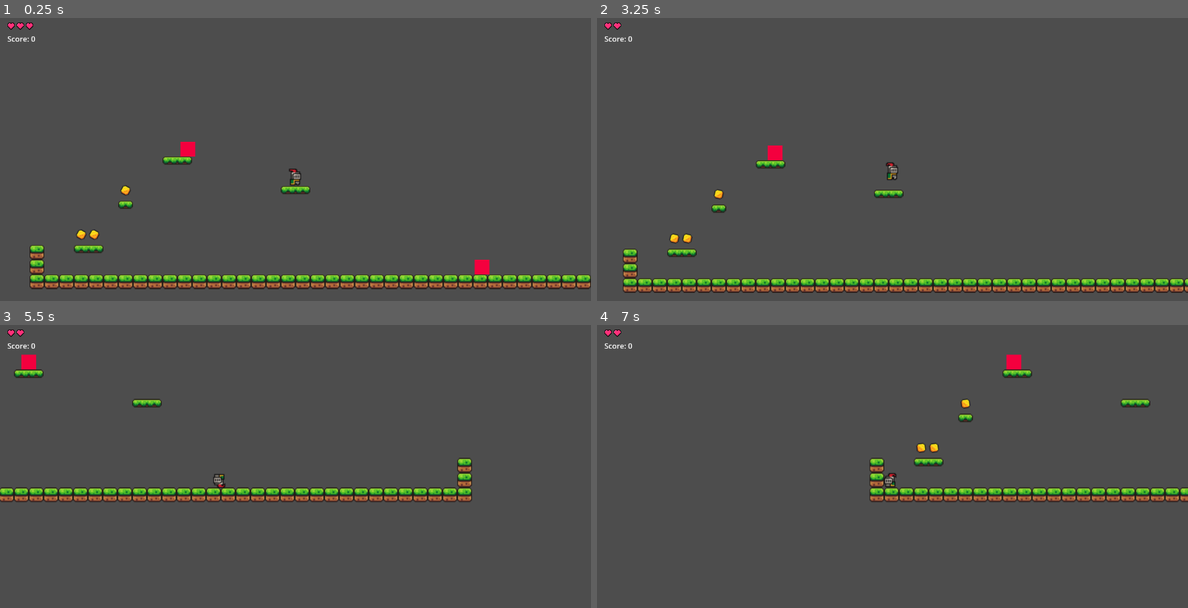
Above: before the commit, frames 1-4 (two rows, left to right).
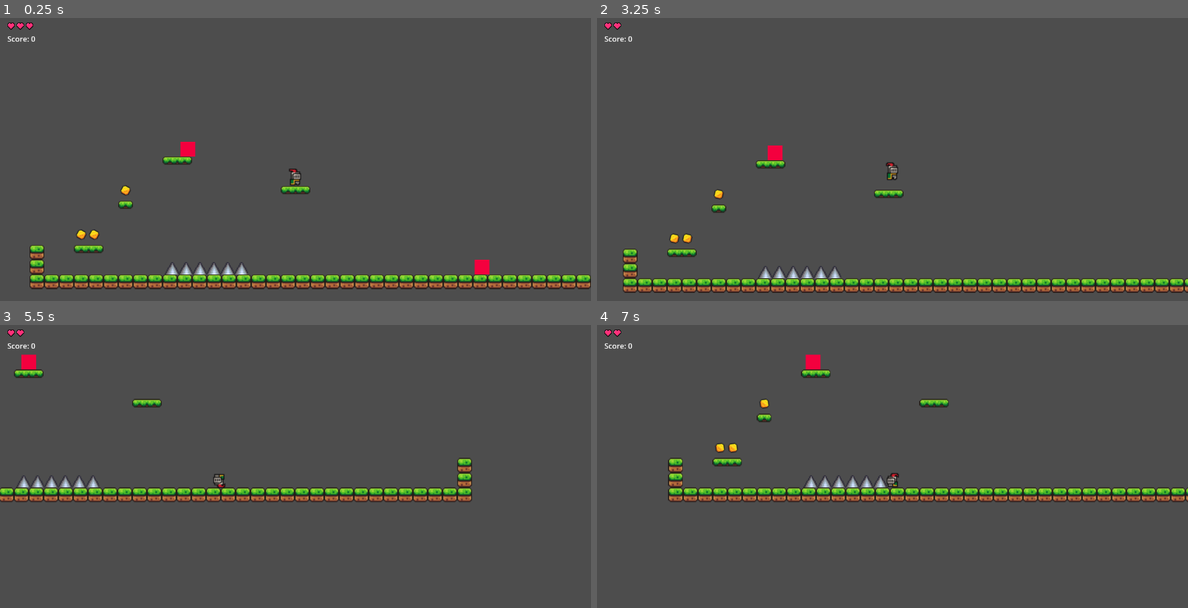
Above: after the commit, the same moments.

Repository: petit-crabe/platformer-2d
Game: Godot game, scene res://scenes/levels/level_1.tscn
Same seed, same stepped clock (60 frames per second), same inputs: the game is played once before the commit and once after it.
Inputs:
- Up to frame 1 (0.25 s): no input
- Up to frame 2 (3.25 s): hold D (move_right) 0.53-2.03 s; tap Shift (roll) every 0.75 s from 0.6 to 2.85 s; tap Space (jump) at 0.77, 1.52, 3.02 s; hold A (move_left) 2.03-2.78 s; hold D (move_right) from 2.78 s (still down)
- Up to frame 3 (5.5 s): tap Shift (roll) at 3.6, 4.35, 5.1 s; tap Space (jump) at 3.77, 4.52 s; release D (move_right) at 4.28 s; hold A (move_left) 4.28-5.03 s; hold D (move_right) from 5.03 s (still down)
- Up to frame 4 (7 s): release D (move_right) at 5.78 s; hold A (move_left) from 5.78 s (still down); tap Shift (roll) at 5.85, 6.6 s; tap Space (jump) at 6.02, 6.77 s

The runs differ from the first frame. In frame 1, 0.3% of the frame differs, in the area x 27-42%, y 86-91%; in frame 2, 0.3%; in frame 3, 0.3%; in frame 4, 5.7%, in the area x 12-100%, y 10-63%.

Commit message:
feat(level): add spikes with physical collision and damage area

Diff:
--- a/scenes/levels/level_1.tscn
+++ b/scenes/levels/level_1.tscn
@@ -7,6 +7,7 @@
 [ext_resource type="PackedScene" uid="uid://bjma2xwuvvpmm" path="res://scenes/collectibles/coin.tscn" id="5_6761a"]
 [ext_resource type="PackedScene" uid="uid://v6gnm6t16amn" path="res://scenes/hud.tscn" id="6_sk5k4"]
 [ext_resource type="PackedScene" uid="uid://dsbfr1x0156ek" path="res://scenes/death_zone.tscn" id="7_oc4kc"]
+[ext_resource type="PackedScene" uid="uid://dj5uulpb5dahn" path="res://scenes/spikes.tscn" id="8_s8va5"]
 
 [sub_resource type="TileSetAtlasSource" id="TileSetAtlasSource_6iamk"]
 texture = ExtResource("1_ksju7")
@@ -192,3 +193,21 @@
 
 [node name="DeathZone" parent="." unique_id=878299389 instance=ExtResource("7_oc4kc")]
 position = Vector2(640, 500)
+
+[node name="Spikes" parent="." unique_id=1236513149 instance=ExtResource("8_s8va5")]
+position = Vector2(503, 376)
+
+[node name="Spikes2" parent="." unique_id=279987488 instance=ExtResource("8_s8va5")]
+position = Vector2(488, 376)
+
+[node name="Spikes3" parent="." unique_id=1240797321 instance=ExtResource("8_s8va5")]
+position = Vector2(473, 376)
+
+[node name="Spikes4" parent="." unique_id=1312017659 instance=ExtResource("8_s8va5")]
+position = Vector2(458, 376)
+
+[node name="Spikes5" parent="." unique_id=408271047 instance=ExtResource("8_s8va5")]
+position = Vector2(533, 376)
+
+[node name="Spikes6" parent="." unique_id=1733783228 instance=ExtResource("8_s8va5")]
+position = Vector2(518, 376)
--- /dev/null
+++ b/scenes/spikes.tscn
@@ -0,0 +1,33 @@
+[gd_scene format=3 uid="uid://dj5uulpb5dahn"]
+
+[ext_resource type="Texture2D" uid="uid://be1f3l0bnnqqj" path="res://assets/sprites/16-bit-spike-Sheet.png" id="1_5pg7g"]
+[ext_resource type="Script" uid="uid://bhjb1vau0av10" path="res://scripts/spikes.gd" id="1_xbcdo"]
+
+[sub_resource type="AtlasTexture" id="AtlasTexture_xbcdo"]
+atlas = ExtResource("1_5pg7g")
+region = Rect2(0, 0, 15, 16)
+
+[sub_resource type="RectangleShape2D" id="RectangleShape2D_bflj7"]
+size = Vector2(15, 8)
+
+[sub_resource type="RectangleShape2D" id="RectangleShape2D_5pg7g"]
+size = Vector2(7, 5)
+
+[node name="Spikes" type="StaticBody2D" unique_id=1236513149]
+collision_layer = 4
+collision_mask = 0
+script = ExtResource("1_xbcdo")
+
+[node name="Sprite2D" type="Sprite2D" parent="." unique_id=330472901]
+texture = SubResource("AtlasTexture_xbcdo")
+
+[node name="CollisionShape2D" type="CollisionShape2D" parent="." unique_id=413341306]
+position = Vector2(0, 4)
+shape = SubResource("RectangleShape2D_bflj7")
+
+[node name="DamageArea" type="Area2D" parent="." unique_id=430979691]
+collision_layer = 16
+
+[node name="CollisionShape2D" type="CollisionShape2D" parent="DamageArea" unique_id=1691196056]
+position = Vector2(0, -2.5)
+shape = SubResource("RectangleShape2D_5pg7g")
--- /dev/null
+++ b/scripts/spikes.gd
@@ -0,0 +1,10 @@
+extends StaticBody2D
+
+@onready var _damage_area: Area2D = $DamageArea
+
+func _ready() -> void:
+	_damage_area.body_entered.connect(_on_body_entered)
+
+func _on_body_entered(body: Node2D) -> void:
+	if body.has_method("take_damage"):
+		body.take_damage()
Binary file added: assets/sprites/16-bit-spike-Sheet.png
Not shown, added: assets/sprites/16-bit-spike-Sheet.png.import
Not shown, added: scripts/spikes.gd.uid
